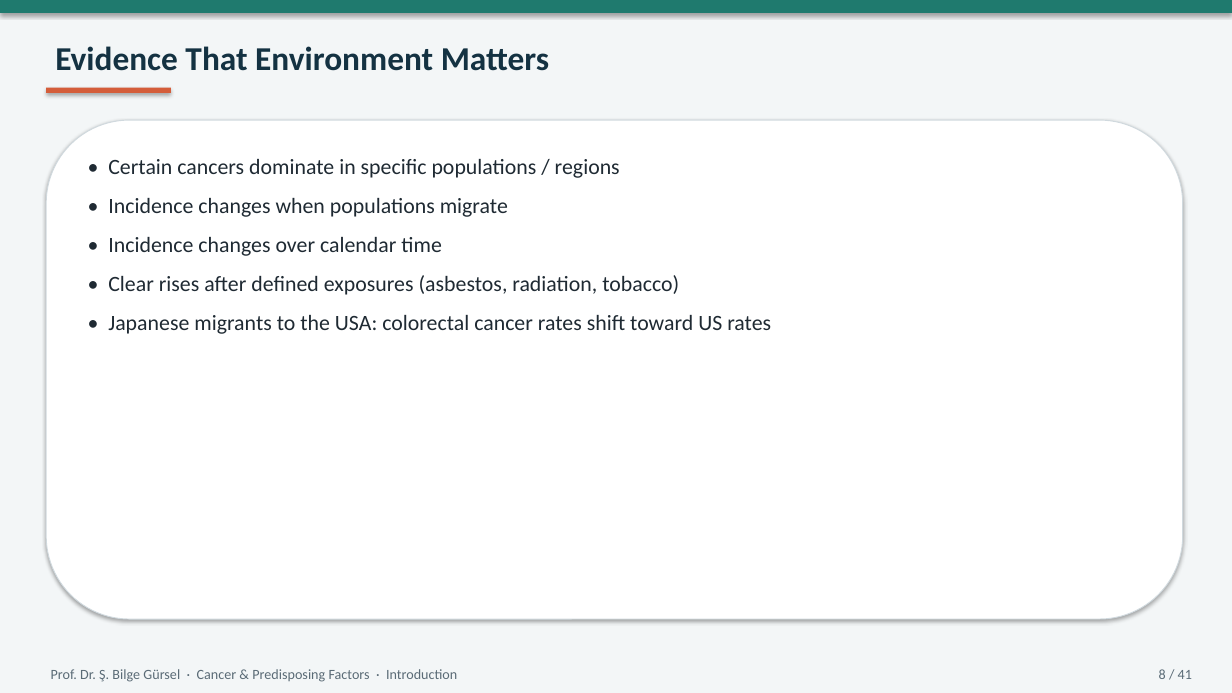
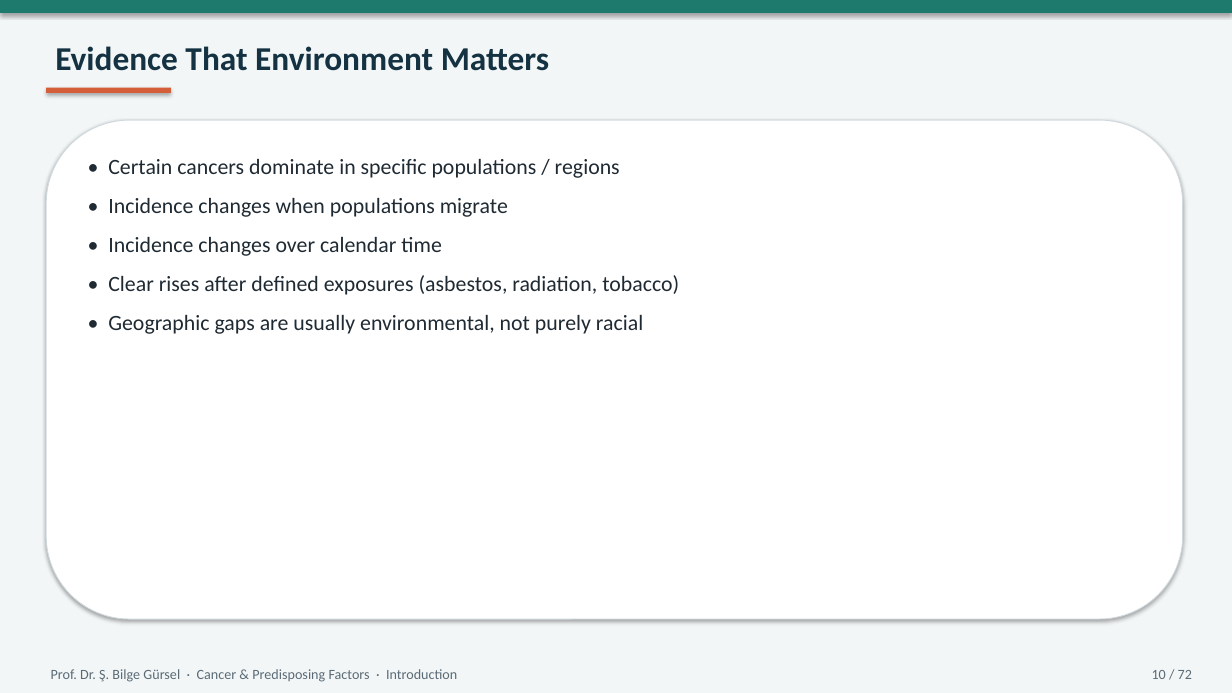
Before and after one commit to bilgegursel/RT-and-AI, a slide deck: slide 10 of elektif-radyasyon-onkolojisi-donem5/chemical-carcinogens-lecture/Cancer_Predisposing_Factors_Chemical_Tobacco_Radiation.pptx (slide 8 before the commit). Drawn at 1232x693 pixels with LibreOffice and Linux fonts; fonts in the diff are those of the drawing. Boxes give left, top, right and bottom in pixels: in the first picture for what was removed or moved away, otherwise in the second. Text is boxed around its words. In the diff, an @@ line names an element or a change of style, - is before the commit and + after.

```diff
--- a/elektif-radyasyon-onkolojisi-donem5/chemical-carcinogens-lecture/Cancer_Predisposing_Factors_Chemical_Tobacco_Radiation.pptx
+++ b/elektif-radyasyon-onkolojisi-donem5/chemical-carcinogens-lecture/Cancer_Predisposing_Factors_Chemical_Tobacco_Radiation.pptx
@@ text at [108,315,643,334]: text changed @@
-• Japanese migrants to the USA: colorectal cancer rates shift toward US rates
+• Geographic gaps are usually environmental, not purely racial
@@ text at [1152,670,1192,679]: text changed @@
-8 / 41
+10 / 72
```
Also in this commit, not shown: 38 other slides changed, 32 slides added, 1 slide removed, 3 other files.
